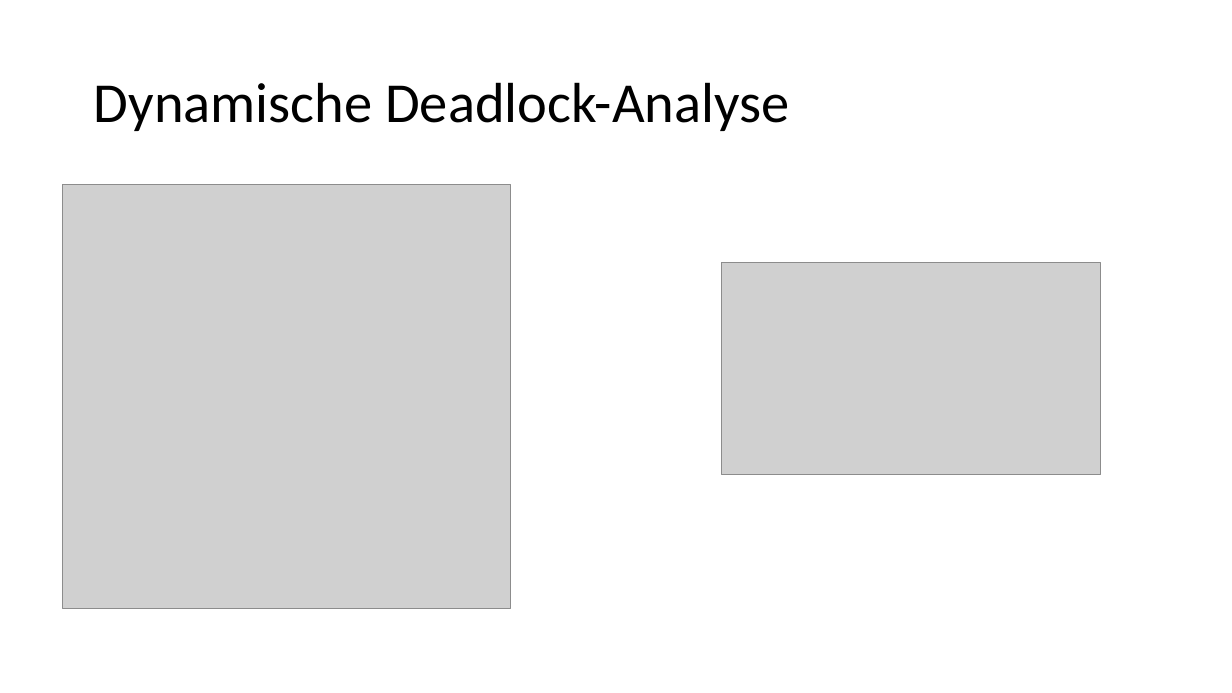
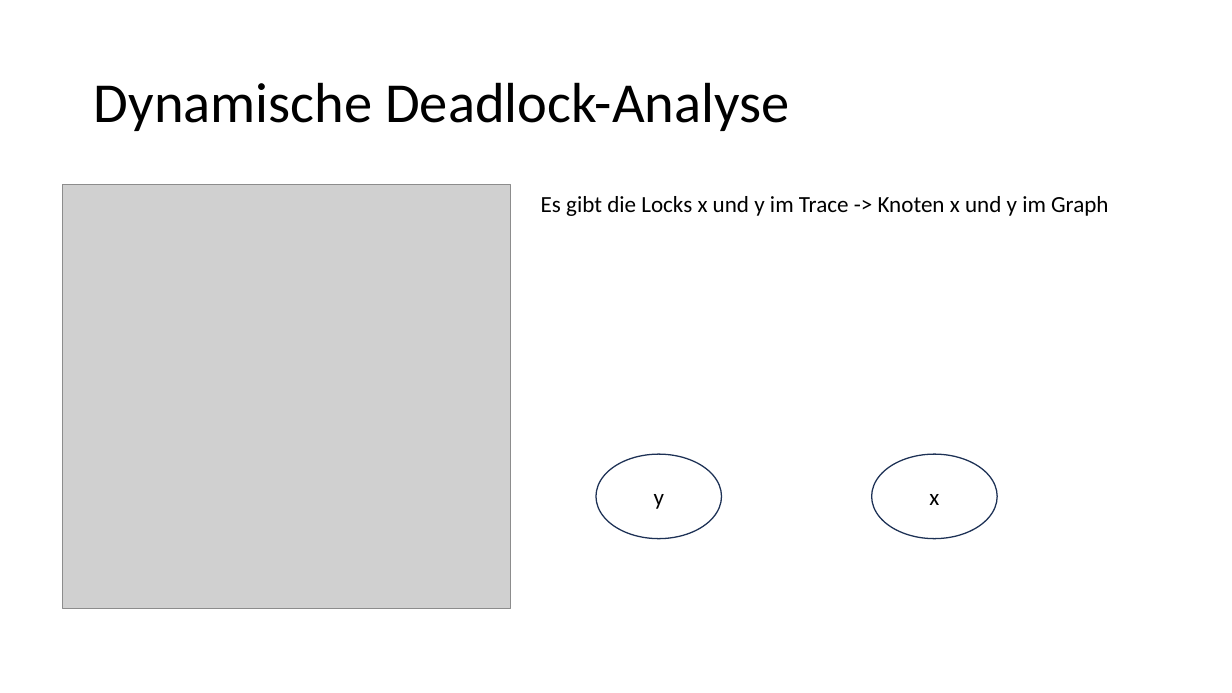
Before and after one commit to HuBaX/Seminararbeit, a slide deck: slide 10 of Sound Dynamic Deadlock Prediction in Linear Time.pptx (slide 9 before the commit). Drawn at 1232x693 pixels with LibreOffice and Linux fonts; fonts in the diff are those of the drawing; grey boxes stand for pictures. Boxes give left, top, right and bottom in pixels: in the first picture for what was removed or moved away, otherwise in the second. Text is boxed around its words. In the diff, an @@ line names an element or a change of style, - is before the commit and + after.

```diff
--- a/Sound Dynamic Deadlock Prediction in Linear Time.pptx
+++ b/Sound Dynamic Deadlock Prediction in Linear Time.pptx
@@ text added at box(541, 196, 1108, 216), 18 pt, text #000000 @@
+Es gibt die Locks x und y im Trace -> Knoten x und y im Graph
@@ picture removed at box(722, 262, 1101, 474) @@
@@ ellipse added at box(596, 455, 722, 540), fill #FFFFFF, outline #1E3256 1 pt, 18 pt, text #000000 @@
+y
@@ ellipse added at box(872, 455, 997, 540), fill #FFFFFF, outline #1E3256 1 pt, 18 pt, text #000000 @@
+x
```
Also in this commit, not shown: 4 other slides changed, 9 slides added, 1 slide removed.
